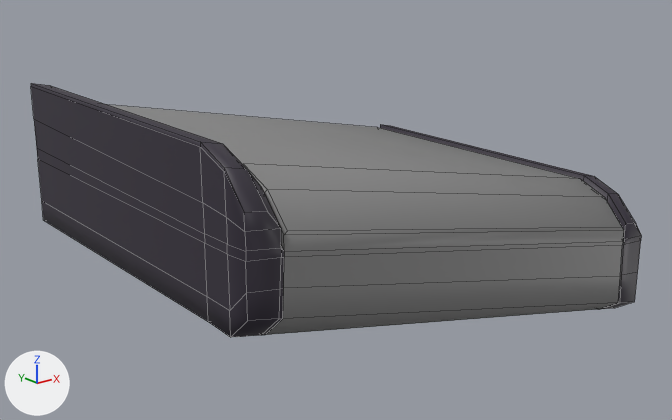
Renders of the FBX model Assets/_Project/Meshes/Conveyer/SM_ConveyerBelt_End.fbx from each side of a commit.
Camera for both pictures: a camera (50 mm lens) standing at (-2.37, -3.66, 2.16) and looking at (-0.03, -0.73, 0.99). The axes (+X, +Y, +Z) are drawn at lower left. The lights are the same throughout. The picture after the commit comes second. Mesh edges are drawn as thin lines. Where no turn or scale is listed for an object, it has been applied to the vertices.

Before the edit, the objects in view are built like this:
```python
me_cube_004 = bpy.data.meshes.new('Cube.004')
me_cube_004.from_pydata(...)  # 115 vertices, 101 faces; spans x -1.0..1.0, y -1.53..0.02, z 0.5..1.53
# faces by material slot: [23, 78]
me_cube_004.materials.append(mat_m_conveyerbelt_scroling)  # grey #858585
me_cube_004.materials.append(mat_m_conveyerbelt_frame)  # dark grey #342f3b
ob_sm_conveyerbelt_outer = bpy.data.objects.new('SM_ConveyerBelt_Outer', me_cube_004)
ob_sm_conveyerbelt_outer.location = (0.0, 0.0, 0.0)
```
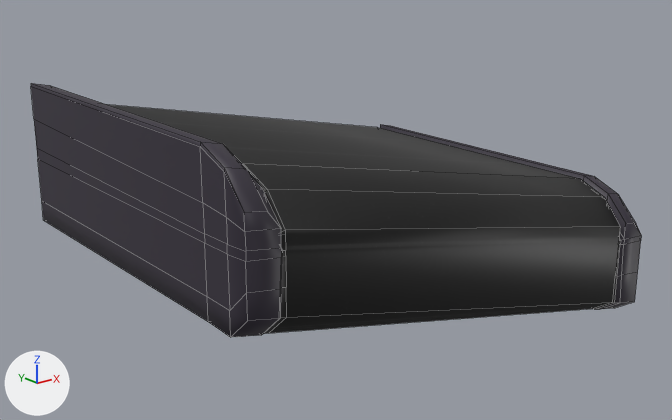
Pixel boxes [x1, y1, x2, y2] of what changed, in the pictures (672 x 420 px; the box of a moved part takes in the faces that stretch with it):
part 1 of me_cube_004, moved or reshaped: before [262, 227, 624, 335]; after [263, 227, 624, 334]
part 2 of me_cube_004, recoloured (grey to black): before [106, 104, 622, 250]; after [106, 104, 620, 232]

What the commit changed:
Picture 'förderband.png' (img_förderband_png) is new.
Material 'M_ConveyerBelt_Scroling.005' (mat_m_conveyerbelt_scroling_005) is new.
Its texture is img_förderband_png.
me_cube_004 is used by ob_sm_conveyerbelt_outer; location (0.0, 0.0, 0.0).
me_cube_004 had 115 vertices, 101 faces and spanned x -1.0..1.0, y -1.53..0.02, z 0.5..1.53.
me_cube_004 now has 127 vertices, 107 faces and spans x -1.0..1.0, y -1.53..0.02, z 0.5..1.53.
Part 1, on me_cube_004:
8 faces are deleted.
10 vertices in x -0.87..0.87, y -1.53..-1.43, z 0.71..1.28 move by (0.0, 0.01, 0.0).
4 vertices move from x -0.86..0.88, y -1.53..-1.43, z 0.53..1.27 to x -0.87..0.87, y -1.52..-1.42, z 0.53..1.26.
12 vertices are added at x -0.85..0.85, y -1.52..-1.42, z 0.53..1.27.
14 new faces join them, mat_m_conveyerbelt_scroling_005 (picture img_förderband_png).
me_cube_004 part 2: 15 faces spanning x -0.87..0.87, y -1.52..0.02, z 0.87..1.44 switch from mat_m_conveyerbelt_scroling (grey #858585) to mat_m_conveyerbelt_scroling_005 (picture img_förderband_png).
